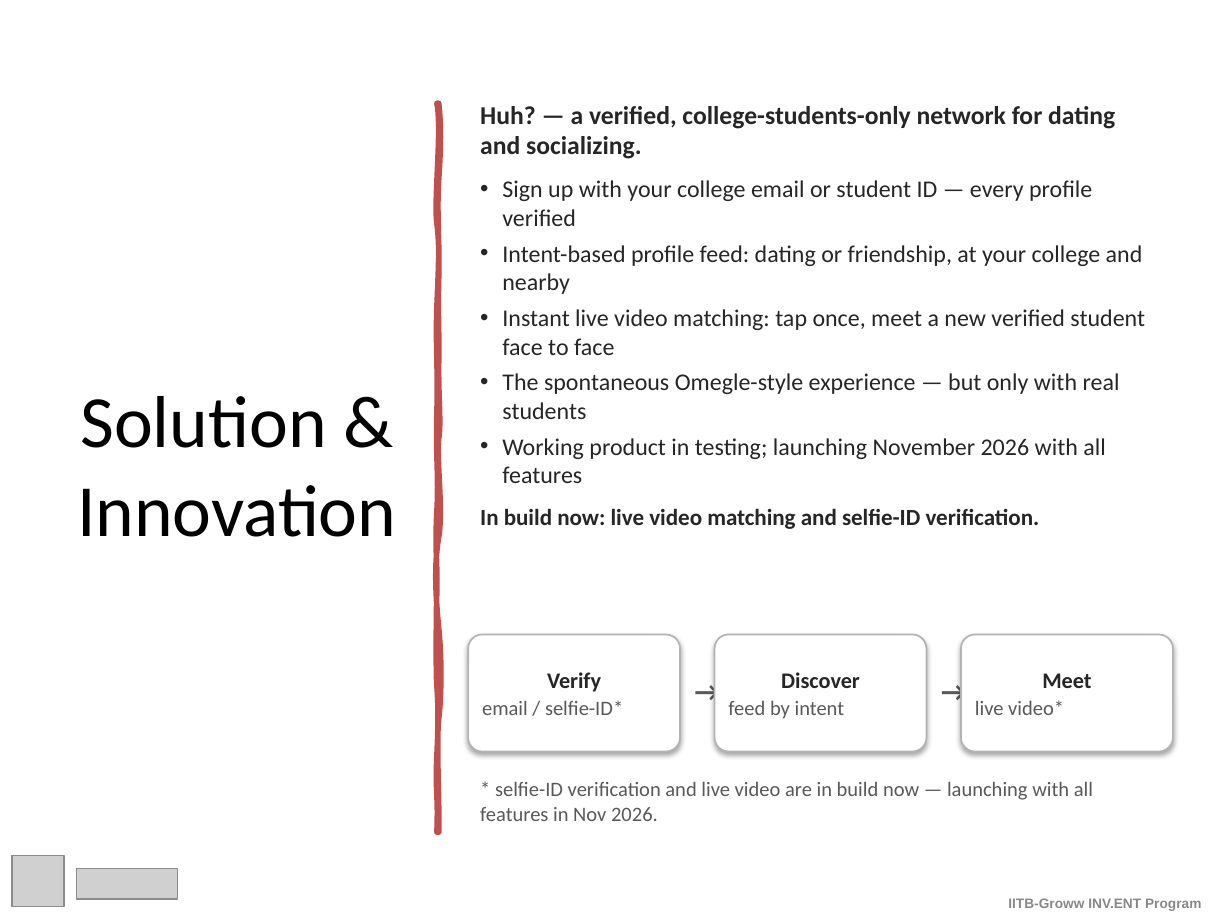
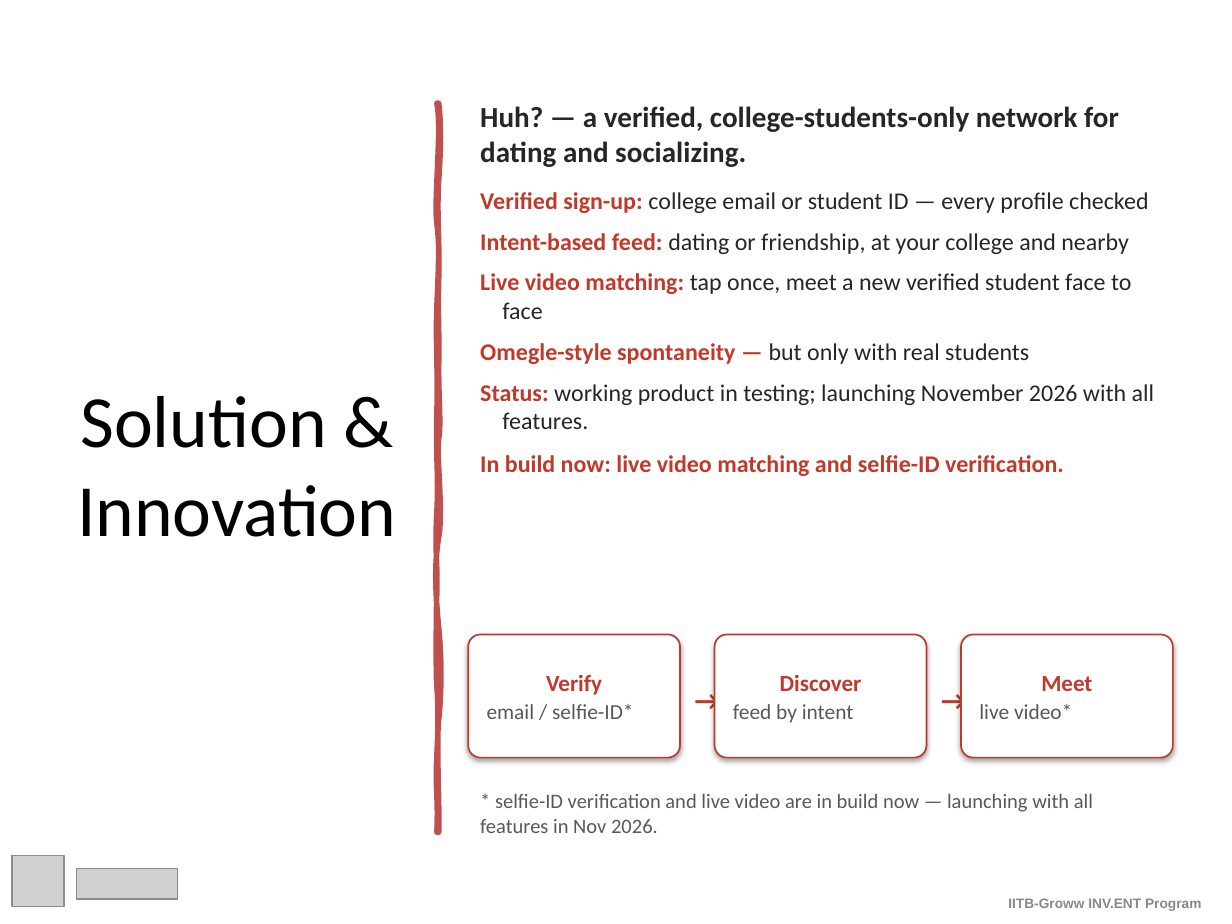
Before and after one commit to Adibhati/Matchalize3, a slide deck: slide 2 of Huh_PitchDeck.pptx. Drawn at 1232x924 pixels with LibreOffice and Linux fonts; fonts in the diff are those of the drawing; grey boxes stand for pictures. Boxes give left, top, right and bottom in pixels: in the first picture for what was removed or moved away, otherwise in the second. Text is boxed around its words. In the diff, an @@ line names an element or a change of style, - is before the commit and + after.

```diff
--- a/Huh_PitchDeck.pptx
+++ b/Huh_PitchDeck.pptx
@@ text at <box>480,106,1119,476</box>: size 15 to 17 pt in "Huh? — a verified, college-students-only network for ..."; size 13.5 to 14 pt, text colour #262626 to #C0392B in "In build now: live video matching and ..."; more space between paragraphs @@
@@ text at <box>480,192,1154,429</box>: text changed @@
-• Sign up with your college email or student ID — every profile verified
-• Intent-based profile feed: dating or friendship, at your college and nearby
-• Instant live video matching: tap once, meet a new verified student face to face
-• The spontaneous Omegle-style experience — but only with real students
-• Working product in testing; launching November 2026 with all features
+Verified sign-up: college email or student ID — every profile checked
+Intent-based feed: dating or friendship, at your college and nearby
+Live video matching: tap once, meet a new verified student face to face
+Omegle-style spontaneity — but only with real students
+Status: working product in testing; launching November 2026 with all features.
@@ rounded rectangle "Verify": place and size @@
-rounded rectangle "Verify" at <box>468,634,680,752</box>
+rounded rectangle "Verify" at <box>468,634,680,758</box>
@@ rounded rectangle "Verify" at <box>468,634,680,758</box>: size 13 to 13.5 pt, text colour #262626 to #C0392B in "Verify"; size 12 to 12.5 pt in "email / selfie-ID*"; outline #B3B3B3 1 pt to #C0392B 1 pt; proportions changed @@
@@ rounded rectangle "Discover": place and size @@
-rounded rectangle "Discover" at <box>715,634,926,752</box>
+rounded rectangle "Discover" at <box>715,634,926,758</box>
@@ rounded rectangle "Discover" at <box>715,634,926,758</box>: size 13 to 13.5 pt, text colour #262626 to #C0392B in "Discover"; size 12 to 12.5 pt in "feed by intent"; outline #B3B3B3 1 pt to #C0392B 1 pt; proportions changed @@
@@ rounded rectangle "Meet": place and size @@
-rounded rectangle "Meet" at <box>961,634,1173,752</box>
+rounded rectangle "Meet" at <box>961,634,1173,758</box>
@@ rounded rectangle "Meet" at <box>961,634,1173,758</box>: size 13 to 13.5 pt, text colour #262626 to #C0392B in "Meet"; size 12 to 12.5 pt in "live video*"; outline #B3B3B3 1 pt to #C0392B 1 pt; proportions changed @@
@@ text "→" at <box>683,678,715,727</box>: text colour #595959 to #C0392B @@
@@ 3 texts: place and size @@
-3 texts at <box>480,668,1093,821</box>
+3 texts at <box>480,678,1093,833</box>
@@ text "→" at <box>929,678,961,727</box>: text colour #595959 to #C0392B @@
```
Also in this commit, not shown: 5 other slides changed, 7 other files.
